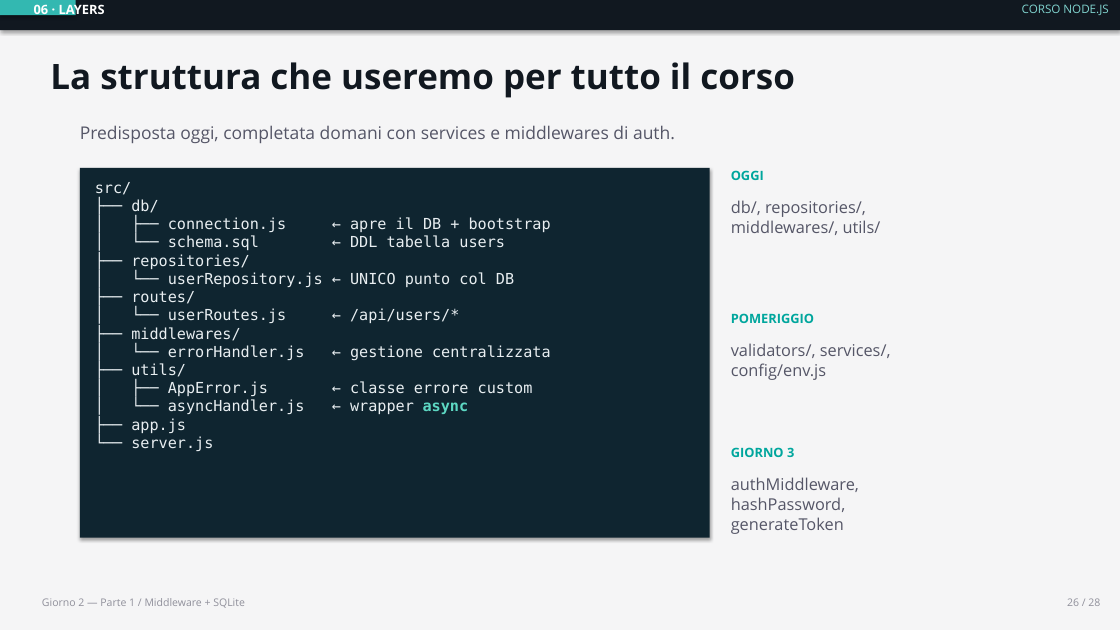
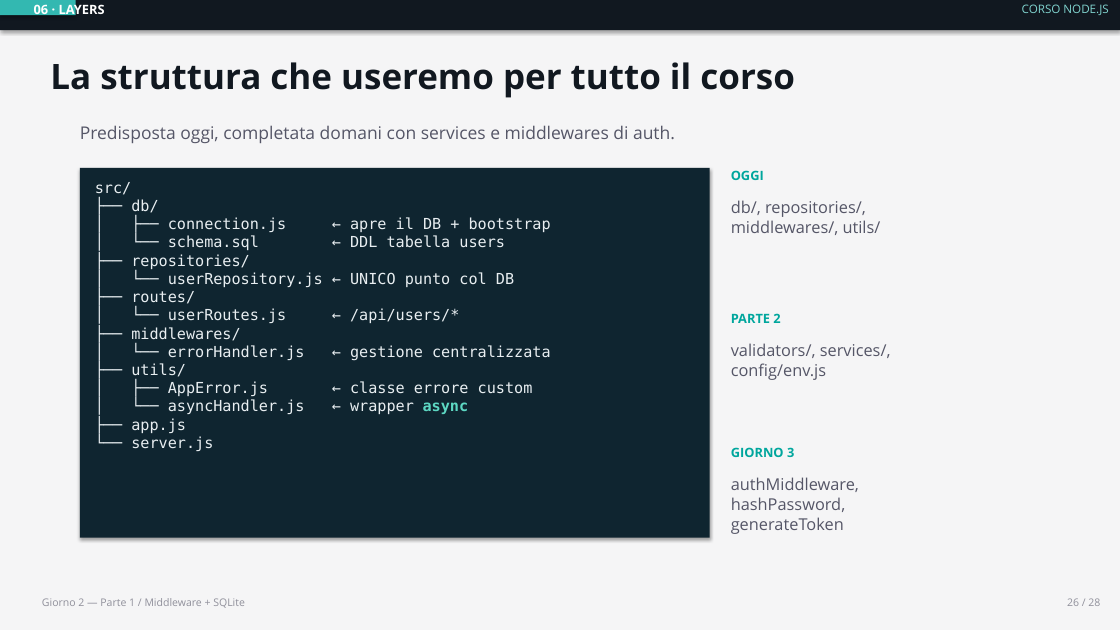
Before and after one commit to mpetrolati/2026-corso-backend-nodejs-express-its, a slide deck: slide 27 of doc/003-middleware-database.pptx. Drawn at 1120x630 pixels with LibreOffice and Linux fonts; fonts in the diff are those of the drawing. Boxes give left, top, right and bottom in pixels: in the first picture for what was removed or moved away, otherwise in the second. Text is boxed around its words. In the diff, an @@ line names an element or a change of style, - is before the commit and + after.

```diff
--- a/doc/003-middleware-database.pptx
+++ b/doc/003-middleware-database.pptx
@@ text at [731, 313, 780, 323]: text changed @@
-POMERIGGIO
+PARTE 2
```
Also in this commit, not shown: 3 other slides changed, 2 other files.
